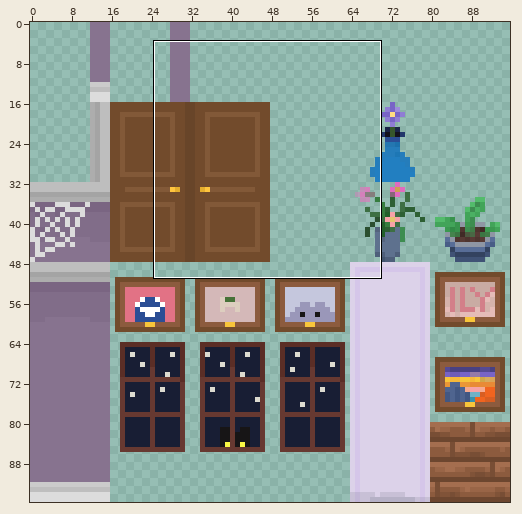
Sprite sheet, stored at sprites/tiles/wedding tiles.png. Above: a wide view before the commit, with the close-up outlined.
Close-up. Old version:
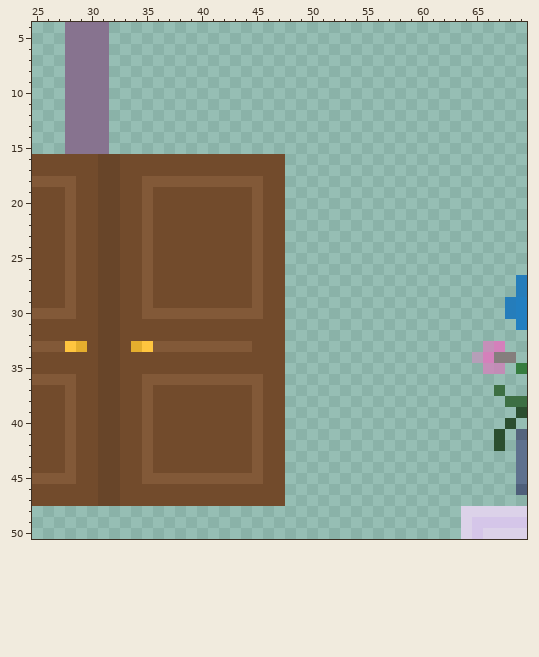
The file is 96x96 pixels. Colours within 5 levels of each other are drawn and written as one. Shown: x 25..69, y 4..50.
The result:
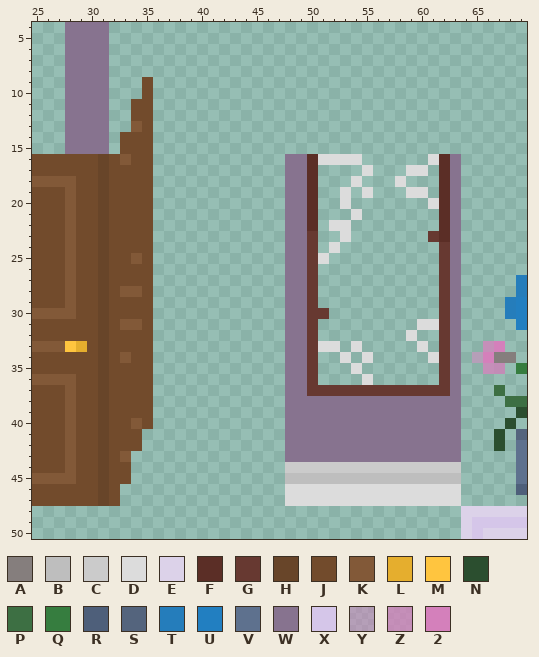
Palette (. is transparent): A #857e7d  B #bebebe  C #cbcbcb  D #dcdcdc  E #dcd2e9  F #5b2e26  G #673931  H #684529  J #724b2c  K #825938  L #e5ae2e  M #ffc53f  N #2b4e2f  P #3d6f43  Q #367d3f  R #4e5f7a  S #54647d  T #257dbb  U #227fc1  V #5e718e  W #87738f  X #d5c6e9  Y #d480bb81  Z #d480bbc1  2 #d480bb
Diff:
Colour B now appears in row 45 at x 48 to 63.
Colour C now appears in row 44 at x 48 to 63.
Colour D now appears in row 16 at x 51 to 54 and 61; in row 17 at x 55 and 59 to 60; in row 18 at x 54 and 58; in row 19 at x 53, 55 and 59 to 60; in row 20 at x 53 and 61; in row 21 at x 54.
Colour D now appears in row 22 at x 52 to 53; in row 23 at x 53; in row 24 at x 52; in row 25 at x 51; in row 31 at x 60 to 61; in row 32 at x 59.
Colour D now appears in row 33 at x 51 to 52, 54 and 60; in row 34 at x 53, 55 and 61; in row 35 at x 54; in row 36 at x 55; in rows 46 to 47 at x 48 to 63.
Colour F now appears in rows 16 to 22 at x 50 and 62; in row 23 at x 62.
Colour G now appears in row 23 at x 50 and 61; in rows 24 to 29 at x 50 and 62; in row 30 at x 50 to 51 and 62; in rows 31 to 36 at x 50 and 62; in row 37 at x 50 to 62.
Colour J now appears in rows 9 to 10 at x 35; in rows 11 to 12 at x 34 to 35; in row 13 at x 35; in rows 14 to 15 at x 33 to 35.
The author changed colour H to colour J in rows 16 to 47 at x 32.
The author changed colour K to colour J in rows 18 to 30 at x 35; in rows 36 to 40 at x 35.
The author changed colour L to colour J in row 33 at x 34.
The author changed colour M to colour J in row 33 at x 35.
Colour K now appears in row 13 at x 34.
The author changed colour J to colour K in row 16 at x 33; in row 25 at x 34; in row 28 at x 33 to 34; in row 31 at x 33 to 34; in row 34 at x 33; in row 40 at x 34.
The author changed colour J to colour K in row 43 at x 33.
Colour W now appears in rows 16 to 37 at x 48 to 49 and 63; in rows 38 to 43 at x 48 to 63.
The author cleared colour J in rows 16 to 17 at x 36 to 47; in row 18 at x 46 to 47; in rows 19 to 29 at x 36 to 44 and 46 to 47; in row 30 at x 46 to 47; in rows 31 to 32 at x 36 to 47; in row 33 at x 45 to 47.
The author cleared colour J in rows 34 to 35 at x 36 to 47; in row 36 at x 46 to 47; in rows 37 to 42 at x 36 to 44 and 46 to 47; in rows 43 to 44 at x 34, 36 to 44 and 46 to 47; in row 45 at x 34 and 46 to 47; in rows 46 to 47 at x 33 to 47.
The author cleared colour K in row 18 at x 36 to 45; in rows 19 to 29 at x 45; in row 30 at x 36 to 45; in row 33 at x 36 to 44; in row 36 at x 36 to 45; in rows 37 to 40 at x 45.
The author cleared colour K in rows 41 to 44 at x 35 and 45; in row 45 at x 35 to 45.
Where, in picture pixels (left, top, right, bottom), the same in both close-ups:
changed: (109, 77, 461, 506)
